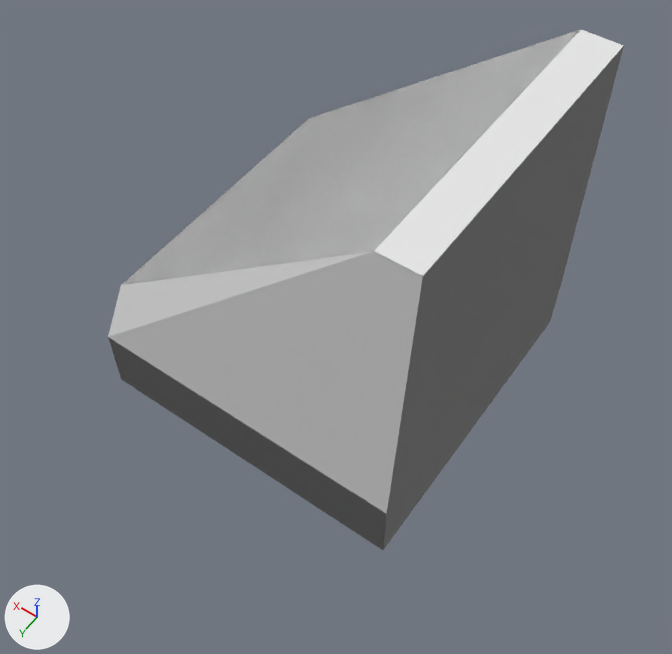
Two versions of the glTF model Models/Tank_body.glb, one commit apart.
Camera for both pictures: a 50 mm camera at (-0.73, 1.17, 2.49) aimed at (0.32, -0.31, 0.17). The lights are fixed; the arrows at lower left show +X, +Y and +Z. Vertices at the same position are counted once.

Before the edit, the objects in view are built like this:
```python
me_mesh_0 = bpy.data.meshes.new('Mesh_0')
me_mesh_0.from_pydata(...)  # 16 vertices, 62 faces; spans x -0.125..1.0, y -1.063..0.062, z -0.25..1.0
me_mesh_0.materials.append(mat_texture_1)  # its picture is missing
ob_default = bpy.data.objects.new('default', me_mesh_0)
ob_default.location = (0.0, 0.0, 0.0)
```
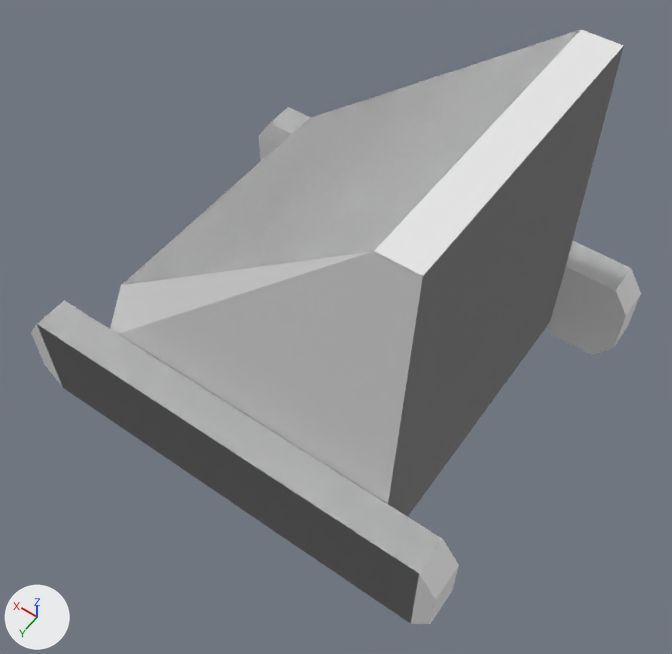
Commit message: added treads to tank body

Where the change shows, as pixel boxes [x1, y1, x2, y2] in the pictures (672 x 654 px):
'default', reshaped (18% wider, 14% taller): before [108, 30, 624, 550]; after [31, 30, 641, 624]
part 1 of me_mesh_0, added: after [31, 300, 459, 624]
part 2 of me_mesh_0, added: after [259, 107, 641, 355]

The change in detail:
me_mesh_0 is used by ob_default; location (0.0, 0.0, 0.0).
me_mesh_0 had 16 vertices, 62 faces and spanned x -0.125..1.0, y -1.063..0.062, z -0.25..1.0.
me_mesh_0 now has 56 vertices, 152 faces and spans x -0.375..1.25, y -1.188..0.188, z -0.312..1.0.
me_mesh_0 part 1: a new loose piece of 20 vertices spanning x -0.375..1.25, y 0.062..0.188, z -0.312..0.063, in mat_texture_1 (its picture is missing).
me_mesh_0 part 2: a new loose piece of 20 vertices spanning x -0.375..1.25, y -1.188..-1.062, z -0.312..0.062, in mat_texture_1 (its picture is missing).
